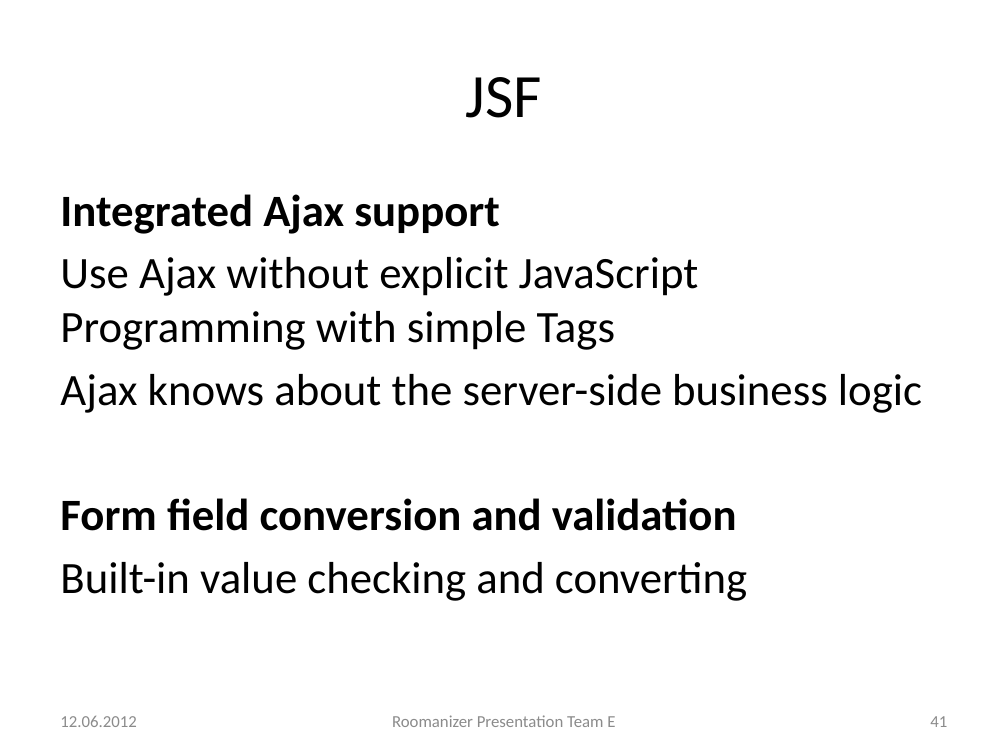
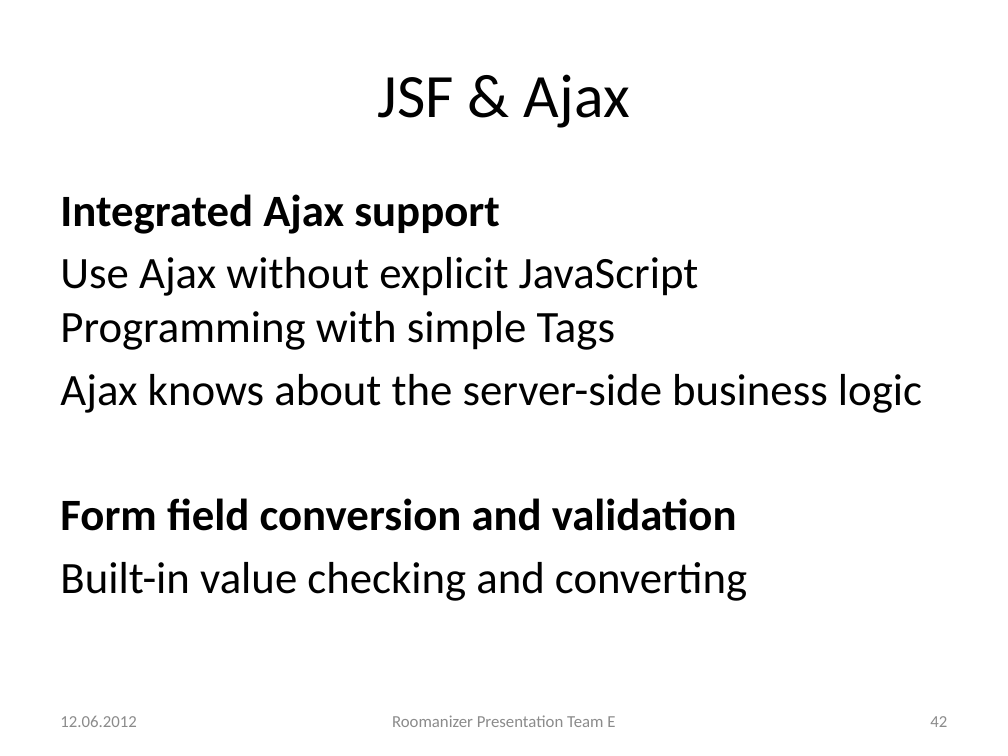
Before and after one commit to markusmo/HotelSoftware, a slide deck: slide 42 of Documentation/Praesentation/PresentationRoomanizer.pptx (slide 41 before the commit). Drawn at 1008x756 pixels with LibreOffice and Linux fonts; fonts in the diff are those of the drawing. Boxes give left, top, right and bottom in pixels: in the first picture for what was removed or moved away, otherwise in the second. Text is boxed around its words. In the diff, an @@ line names an element or a change of style, - is before the commit and + after.

```diff
--- a/Documentation/Praesentation/PresentationRoomanizer.pptx
+++ b/Documentation/Praesentation/PresentationRoomanizer.pptx
@@ title at bbox=[378, 74, 630, 128]: text changed @@
-JSF
+JSF & Ajax
@@ page number at bbox=[930, 716, 947, 727]: text changed @@
-41
+42
```
Also in this commit, not shown: 4 other slides changed, 2 slides added, 1 other file.
